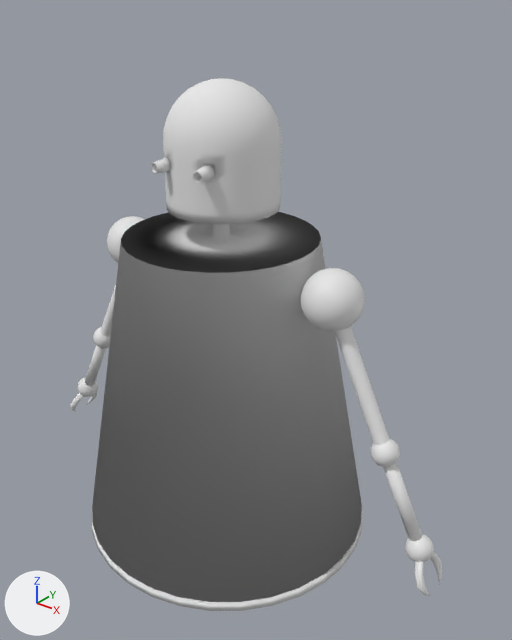
Renders of the Blender file REF Modèles 3D/Robot finished 2.0 texured .blend from each side of a commit.
Camera for both pictures: a camera (50 mm lens) standing at (5.81, -6.36, 3.09) and looking at (0.41, 0.39, -1.09). Lighting does not change. The marker at lower left points along +X, +Y and +Z.
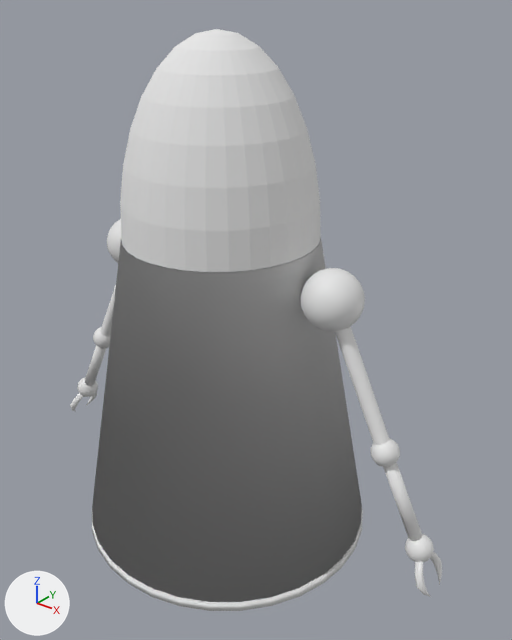
Boxes (x1, y1, x2, y2) around the edits, measured in the pictures (512 x 640 px):
'Sphere', shown
    after: (120, 29, 321, 272)

The edits, one by one:
Object 'Sphere' (ob_sphere) is now shown.
